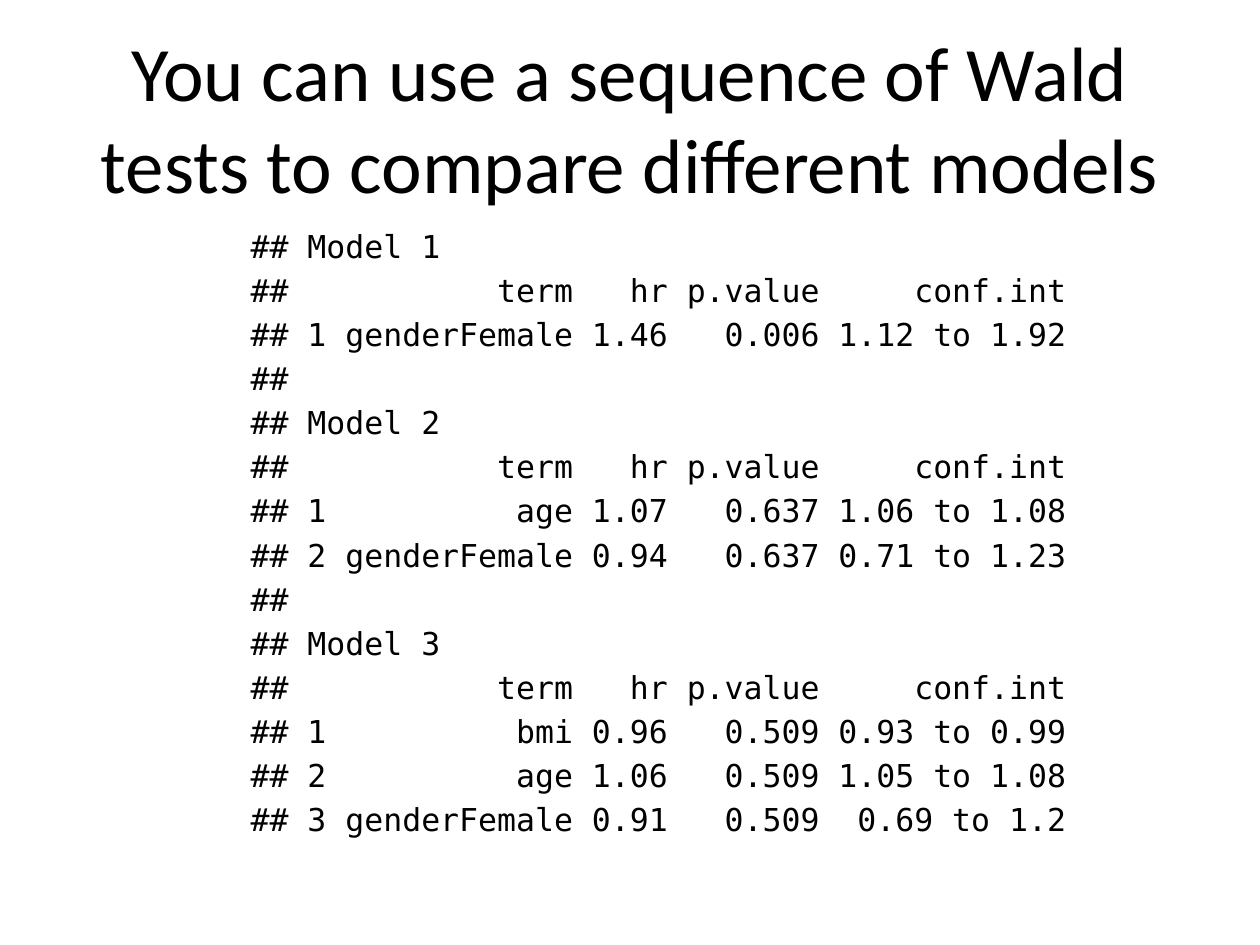
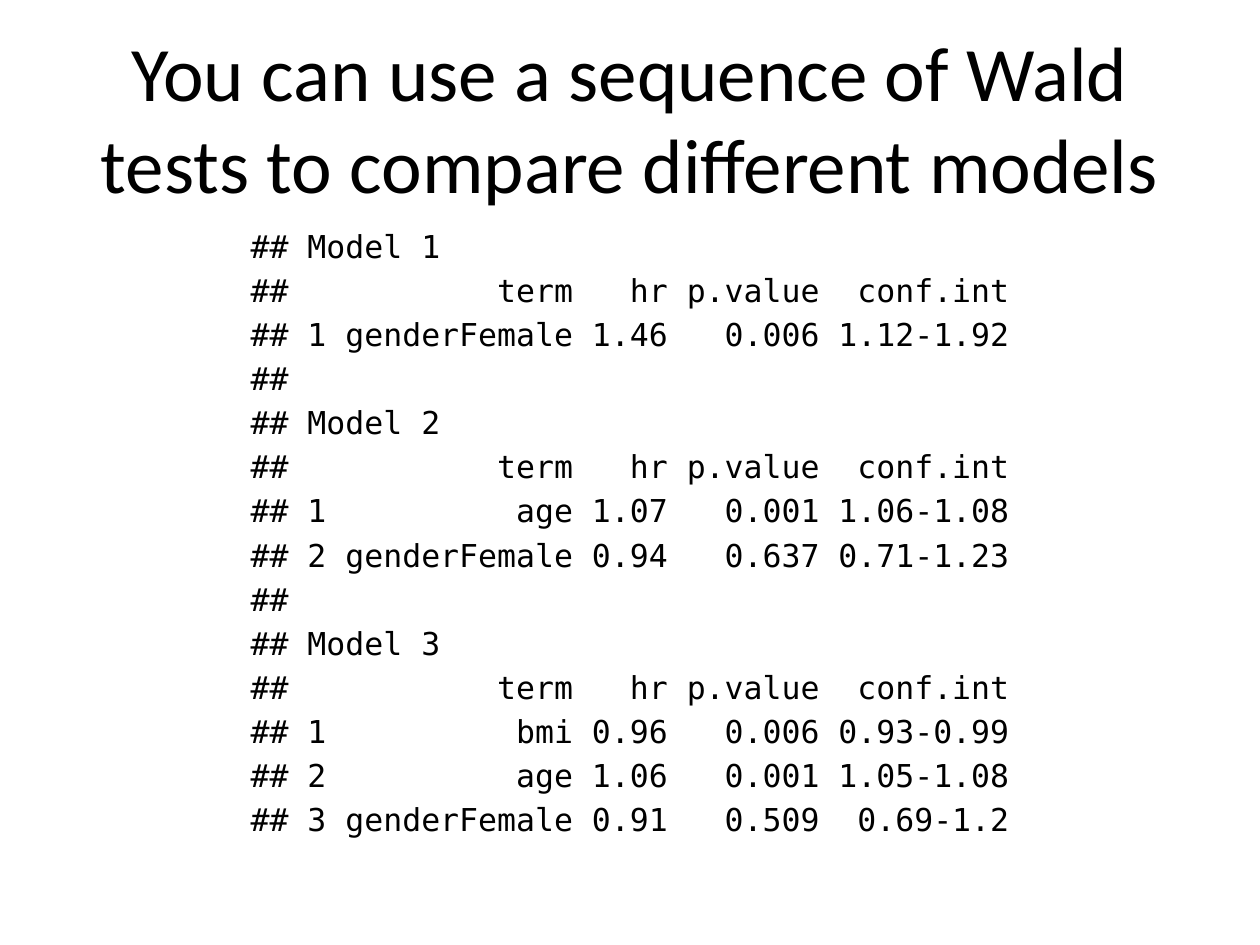
Before and after one commit to pmean/survival-lecture4, a slide deck: slide 22 of r/ppt4.pptx. Drawn at 1260x945 pixels with LibreOffice and Linux fonts; fonts in the diff are those of the drawing. Boxes give left, top, right and bottom in pixels: in the first picture for what was removed or moved away, otherwise in the second. Text is boxed around its words. In the diff, an @@ line names an element or a change of style, - is before the commit and + after.

```diff
--- a/r/ppt4.pptx
+++ b/r/ppt4.pptx
@@ text at (307, 278, 1009, 353): text changed @@
-## term hr p.value conf.int
-## 1 genderFemale 1.46 0.006 1.12 to 1.92
+## term hr p.value conf.int
+## 1 genderFemale 1.46 0.006 1.12-1.92
@@ text at (307, 454, 1009, 574): text changed @@
-## term hr p.value conf.int
-## 1 age 1.07 0.637 1.06 to 1.08
-## 2 genderFemale 0.94 0.637 0.71 to 1.23
+## term hr p.value conf.int
+## 1 age 1.07 0.001 1.06-1.08
+## 2 genderFemale 0.94 0.637 0.71-1.23
@@ text at (307, 675, 1009, 838): text changed @@
-## term hr p.value conf.int
-## 1 bmi 0.96 0.509 0.93 to 0.99
-## 2 age 1.06 0.509 1.05 to 1.08
-## 3 genderFemale 0.91 0.509 0.69 to 1.2
+## term hr p.value conf.int
+## 1 bmi 0.96 0.006 0.93-0.99
+## 2 age 1.06 0.001 1.05-1.08
+## 3 genderFemale 0.91 0.509 0.69-1.2
```
Also in this commit, not shown: 8 other slides changed, 5 other files.
